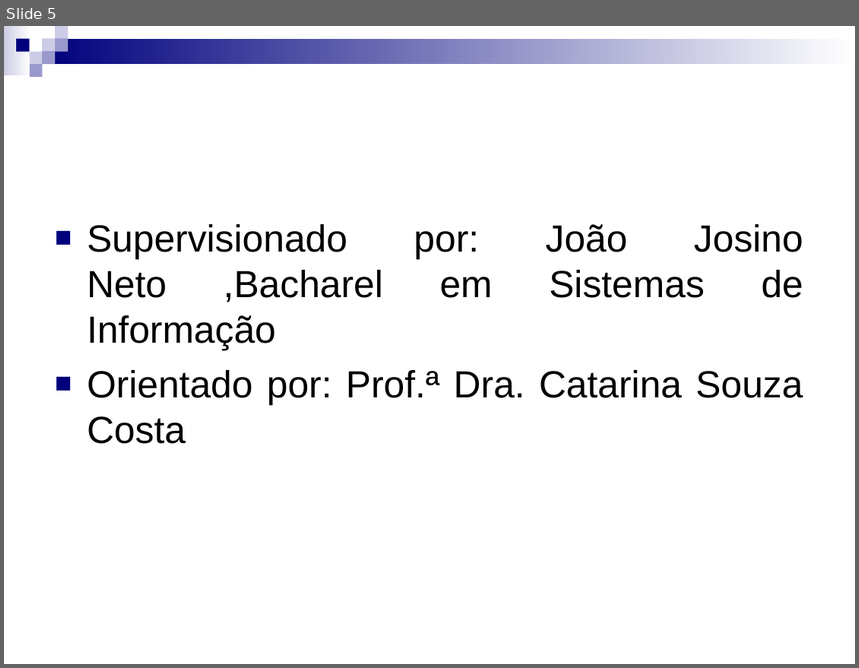
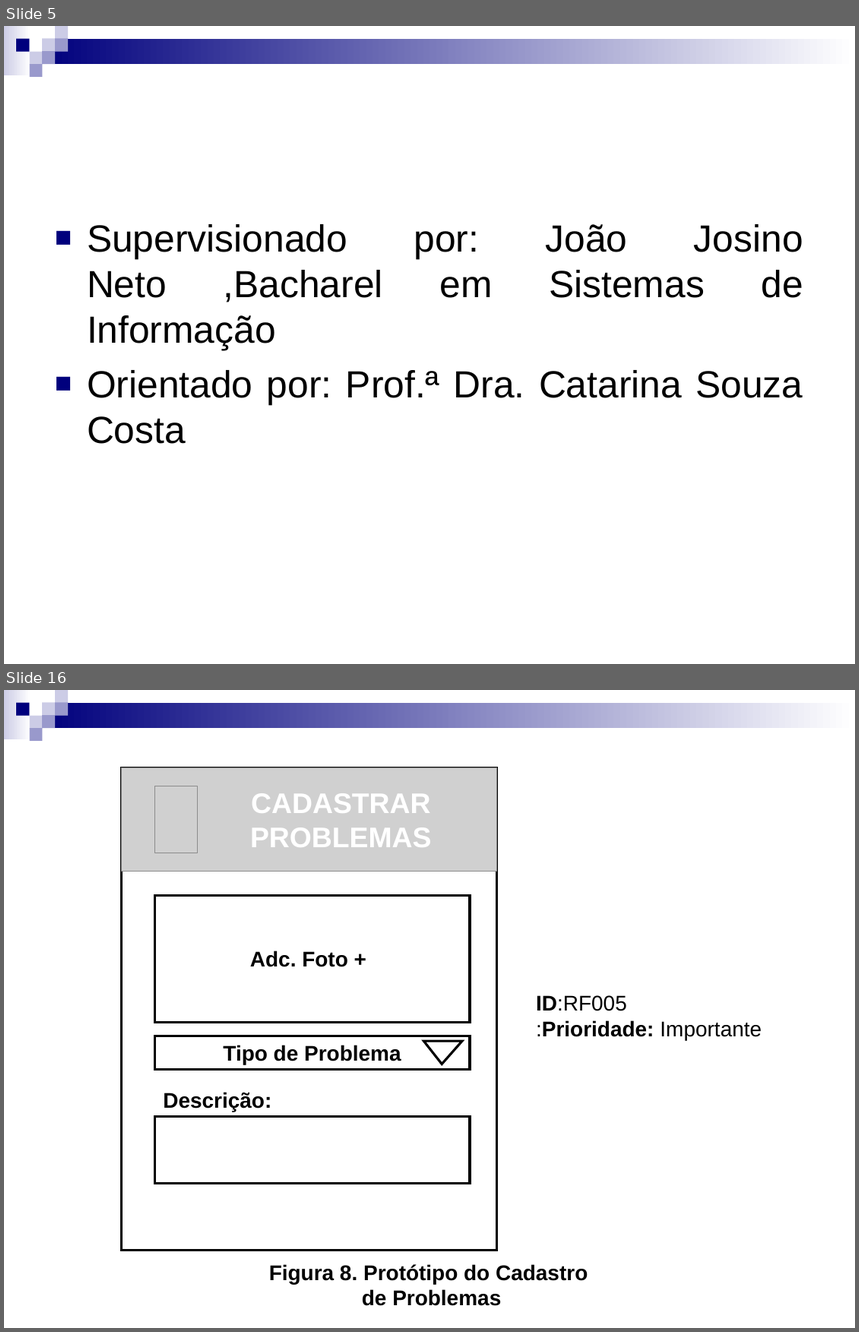
Before and after one commit to Gabrielfgrd/CamaraRB, a slide deck: Documentos/Documentos das aulas/Apresentação para o dia 10.ppt. Shown one above the other, each under a label of ours: slide 5 before the commit, slides 5 and 16 after it; the slides between them are not shown. The pictures are 859x668 and 859x1332 pixels, drawn with LibreOffice and Linux fonts; fonts in the diff are those of the drawing; grey boxes stand for pictures. Boxes give left, top, right and bottom in pixels: in the first picture for what was removed or moved away, otherwise in the second. Text is boxed around its words. In the diff, an @@ line names an element or a change of style, - is before the commit and + after.

```diff
--- a/Documentos/Documentos das aulas/Apresentação para o dia 10.ppt
+++ b/Documentos/Documentos das aulas/Apresentação para o dia 10.ppt
@@ slide 16 added at [4, 690, 855, 1328], background #FFFFFF; not listed: 9 template elements that a slide beside it also shows @@
@@ text added at [536, 996, 762, 1040], 18 pt, text #000000 @@
+ID:RF005
+:Prioridade: Importante
@@ group added at [122, 768, 496, 1250]: 4 rectangles, 4 texts, 2 pictures, 1 triangle @@
+CADASTRAR PROBLEMAS
+Adc. Foto +
+Tipo de Problema
+Descrição:
@@ text added at [269, 1265, 588, 1306], 18 pt, text #000000, bold @@
+Figura 8. Protótipo do Cadastro
+de Problemas
```
Also in this commit, not shown: 3 slides changed, 13 other slides added, 3 slides removed, 8 other files.
